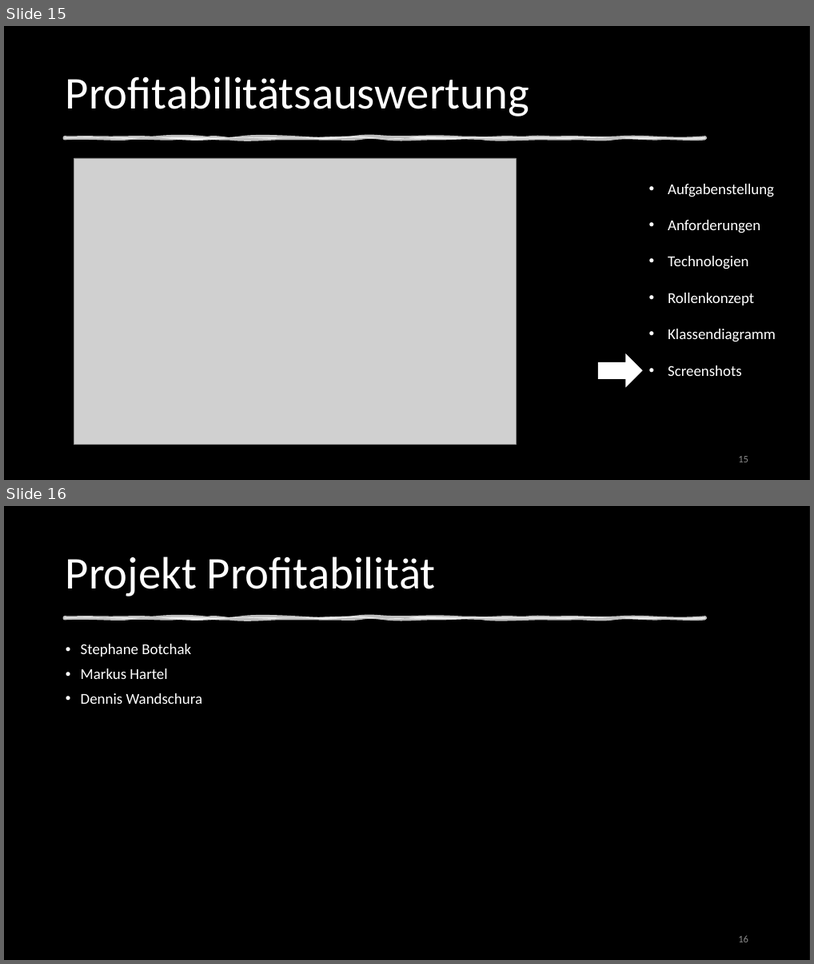
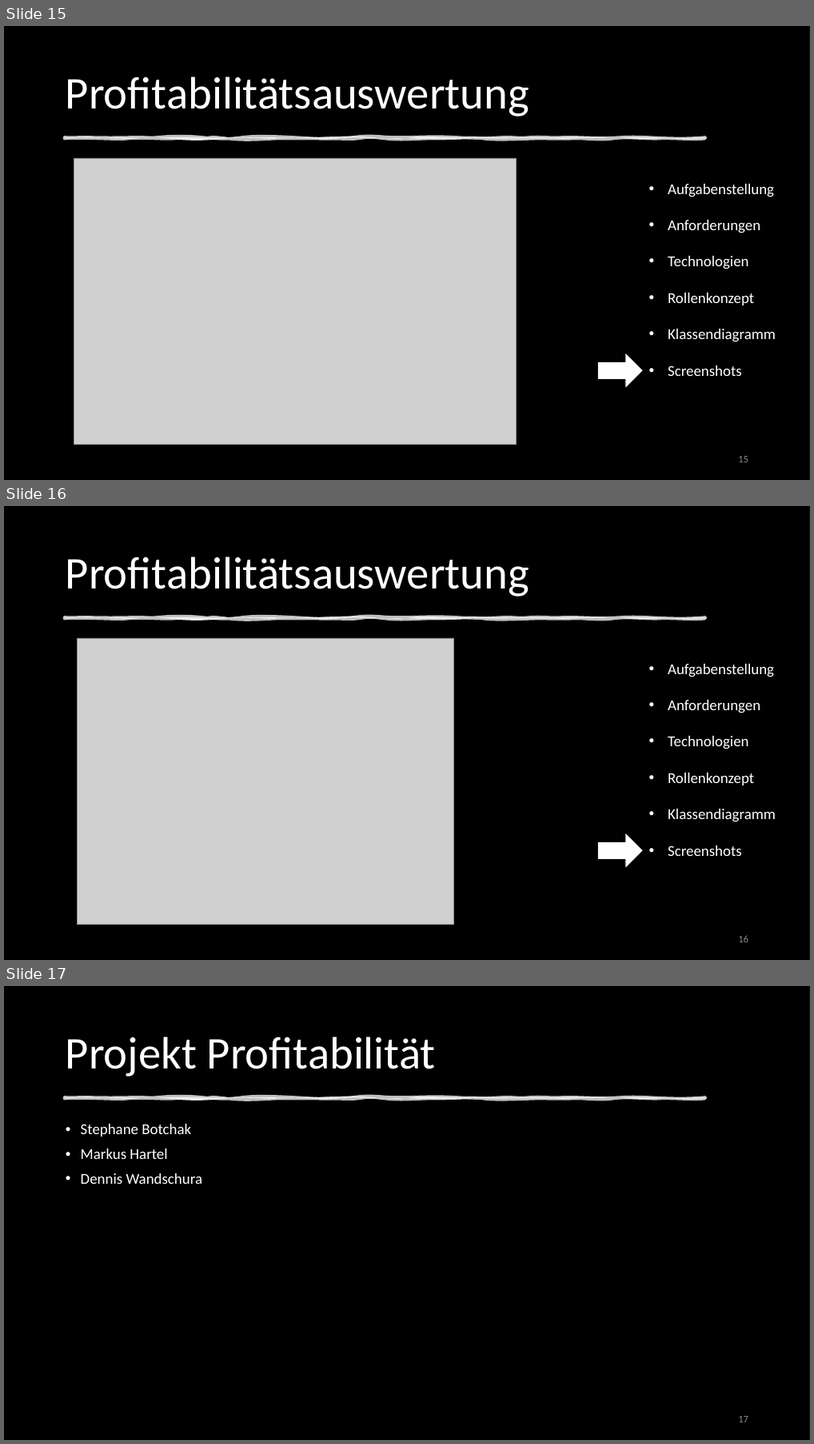
Before and after one commit to DennisWandschura/Profitabilitaet, a slide deck: Präst_Profitabilität.pptx. Shown one above the other, each under a label of ours: slides 15 and 16 before the commit, slides 15, 16 and 17 after it. The pictures are 814x964 and 814x1444 pixels, drawn with LibreOffice and Linux fonts; fonts in the diff are those of the drawing; grey boxes stand for pictures; background and template pictures are left out; a plain dark background stands for a picture behind light text. Boxes give left, top, right and bottom in pixels: in the first picture for what was removed or moved away, otherwise in the second. Text is boxed around its words. In the diff, an @@ line names an element or a change of style, - is before the commit and + after.

Commit message:
hinzufuegen einer folie

```diff
--- a/Präst_Profitabilität.pptx
+++ b/Präst_Profitabilität.pptx
@@ slide 16 added at box(4, 506, 810, 960), background picture (left out) @@
@@ rectangle added at box(4, 506, 810, 960), fill #000000 @@
@@ title added at box(66, 556, 530, 596), 54 pt, text #FFFFFF @@
+Profitabilitätsauswertung
@@ freeform shape added at box(65, 617, 706, 619), fill #FFFFFF at 75% opacity, outline #FFFFFF 3.5 pt @@
@@ picture added at box(77, 638, 454, 924) @@
@@ text added at box(668, 664, 776, 856), 18 pt, text #FFFFFF @@
+• Aufgabenstellung
+• Anforderungen
+• Technologien
+• Rollenkonzept
+• Klassendiagramm
+• Screenshots
@@ right arrow added at box(598, 835, 642, 867), fill #FFFFFF, outline #FFFFFF 1 pt @@
@@ page number added at box(738, 935, 749, 942), 12 pt, text #8C8C8C @@
+16
@@ what was slide 16 is now slide 17 @@
@@ page number at box(738, 1416, 749, 1422): text changed @@
-16
+17
```
